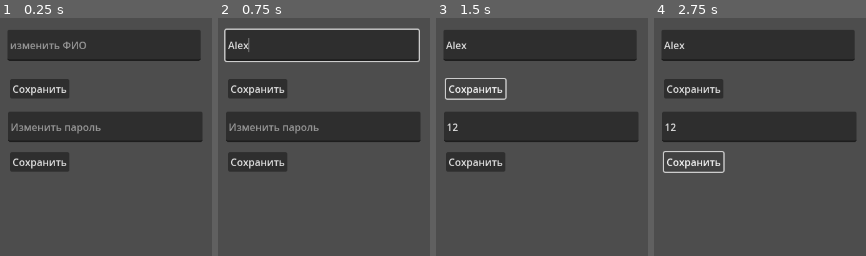
Above: before the commit, frames 1-4 (left to right).
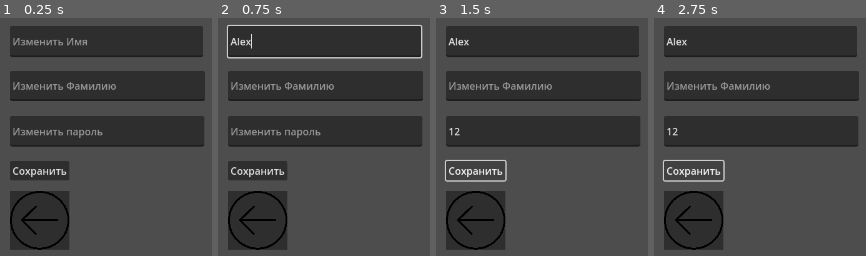
Above: after the commit, the same moments.

Repository: fretpool2/trashcan
Game: Godot game, scene res://scene/pages/Setingprof/SetingsProfile.tscn
Two runs of this game, one before a commit and one after it. Both use one fixed random seed, a clock stepped at 60 frames per second and the inputs below. This scene is started directly instead of the project's main scene.
Inputs (mouse positions are in pixels of both pictures, inside the frame that each line leads up to):
- Up to frame 1 (0.25 s): no input
- Up to frame 2 (0.75 s): click (321, 46) at 0.52 s; type "Alex" at 0.6 s
- Up to frame 3 (1.5 s): click (542, 127) at 0.75 s; type "12" at 0.83 s; click "Сохранить" at 1.25 s
- Up to frame 4 (2.75 s): click "Сохранить" at 2 s

The runs differ from the first frame. In frame 1, 28% of the frame differs, in the area x 3-97%, y 3-98%; in frame 2, 28%, in the area x 2-97%, y 2-98%; in frame 3, 26%; in frame 4, 25%.

Commit message:
profile setting gotov
aga

Diff:
--- a/scene/pages/Setingprof/SetingsProfile.tscn
+++ b/scene/pages/Setingprof/SetingsProfile.tscn
@@ -1,6 +1,7 @@
-[gd_scene load_steps=2 format=3 uid="uid://cfkypqauofras"]
+[gd_scene load_steps=3 format=3 uid="uid://cfkypqauofras"]
 
 [ext_resource type="Script" path="res://script/profile/SetingsProfile.gd" id="1_348tn"]
+[ext_resource type="Texture2D" uid="uid://c1njevklilutt" path="res://picture/pngwing.com (1).png" id="2_jytnj"]
 
 [node name="SetingProf" type="Control"]
 layout_mode = 3
@@ -25,45 +26,56 @@
 
 [node name="changeName" type="LineEdit" parent="MarginContainer/VBoxContainer/changeName"]
 layout_mode = 0
-offset_left = 12.0
-offset_top = 22.0
-offset_right = 321.0
-offset_bottom = 72.0
-placeholder_text = "изменить ФИО"
-
-[node name="save" type="Control" parent="MarginContainer/VBoxContainer"]
-layout_mode = 2
-
-[node name="saveName" type="Button" parent="MarginContainer/VBoxContainer/save"]
-layout_mode = 2
 offset_left = 16.0
-offset_top = 97.0
-offset_right = 111.0
-offset_bottom = 128.0
-size_flags_horizontal = 0
-text = "Сохранить"
+offset_top = 16.0
+offset_right = 325.0
+offset_bottom = 66.0
+placeholder_text = "Изменить Имя"
 
 [node name="changePasword" type="Control" parent="MarginContainer/VBoxContainer"]
 layout_mode = 2
 
 [node name="changePasword" type="LineEdit" parent="MarginContainer/VBoxContainer/changePasword"]
 layout_mode = 0
-offset_left = 13.0
-offset_top = 145.0
-offset_right = 324.0
-offset_bottom = 194.0
+offset_left = 16.0
+offset_top = 156.0
+offset_right = 327.0
+offset_bottom = 205.0
 placeholder_text = "Изменить пароль"
 
-[node name="save2" type="Control" parent="MarginContainer/VBoxContainer"]
+[node name="save" type="Control" parent="MarginContainer/VBoxContainer"]
 layout_mode = 2
 
-[node name="savePasword" type="Button" parent="MarginContainer/VBoxContainer/save2"]
+[node name="savePasword" type="Button" parent="MarginContainer/VBoxContainer/save"]
 layout_mode = 0
 offset_left = 16.0
-offset_top = 206.0
+offset_top = 224.0
 offset_right = 111.0
-offset_bottom = 237.0
+offset_bottom = 255.0
 text = "Сохранить"
 
-[connection signal="pressed" from="MarginContainer/VBoxContainer/save/saveName" to="." method="_on_save_name_pressed"]
-[connection signal="pressed" from="MarginContainer/VBoxContainer/save2/savePasword" to="." method="_on_save_pasword_pressed"]
+[node name="Control" type="Control" parent="MarginContainer/VBoxContainer"]
+layout_mode = 2
+
+[node name="exit" type="Button" parent="MarginContainer/VBoxContainer/Control"]
+layout_mode = 0
+offset_left = 16.0
+offset_top = 268.0
+offset_right = 4120.0
+offset_bottom = 4372.0
+scale = Vector2(0.0231567, 0.0228292)
+icon = ExtResource("2_jytnj")
+
+[node name="lastName" type="Control" parent="MarginContainer/VBoxContainer"]
+layout_mode = 2
+
+[node name="lastName" type="LineEdit" parent="MarginContainer/VBoxContainer/lastName"]
+layout_mode = 2
+offset_left = 16.0
+offset_top = 72.0
+offset_right = 328.0
+offset_bottom = 120.0
+placeholder_text = "Изменить Фамилию"
+
+[connection signal="pressed" from="MarginContainer/VBoxContainer/save/savePasword" to="." method="_on_save_pasword_pressed"]
+[connection signal="pressed" from="MarginContainer/VBoxContainer/Control/exit" to="." method="_on_exit_pressed"]
--- a/script/profile/SetingsProfile.gd
+++ b/script/profile/SetingsProfile.gd
@@ -1,15 +1,18 @@
 extends Control
 
-
 @onready var changeName = $MarginContainer/VBoxContainer/changeName/changeName
-@onready var changePasword = $MarginContainer/VBoxContainer/changePasword/changePasword
-
-
-func _on_save_name_pressed():
-	Accaunt.firstName = changeName
+@onready var changePassword = $MarginContainer/VBoxContainer/changePasword/changePasword
+@onready var lastName = $MarginContainer/VBoxContainer/lastName/lastName
 
 
 
 func _on_save_pasword_pressed():
-	Accaunt.password = changePasword
-	print(Accaunt.password)
+	Accaunt.password = changePassword.text
+	Accaunt.firstName = changeName.text
+	Accaunt.lastName = lastName.text
+
+
+
+
+func _on_exit_pressed():
+	get_tree().change_scene_to_file("res://scene/pages/MainMenu/main_menu.tscn")
Renamed: Новая папка/pngwing.com (1).png -> picture/pngwing.com (1).png
Not shown, added: picture/pngwing.com (1).png.import
